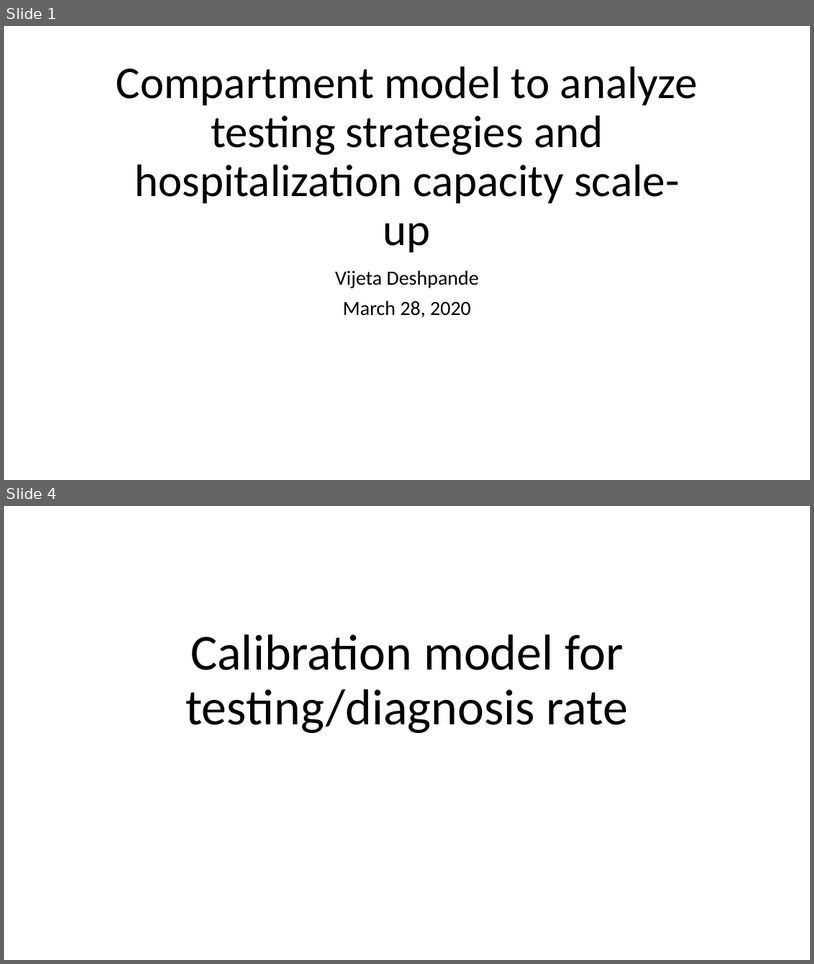
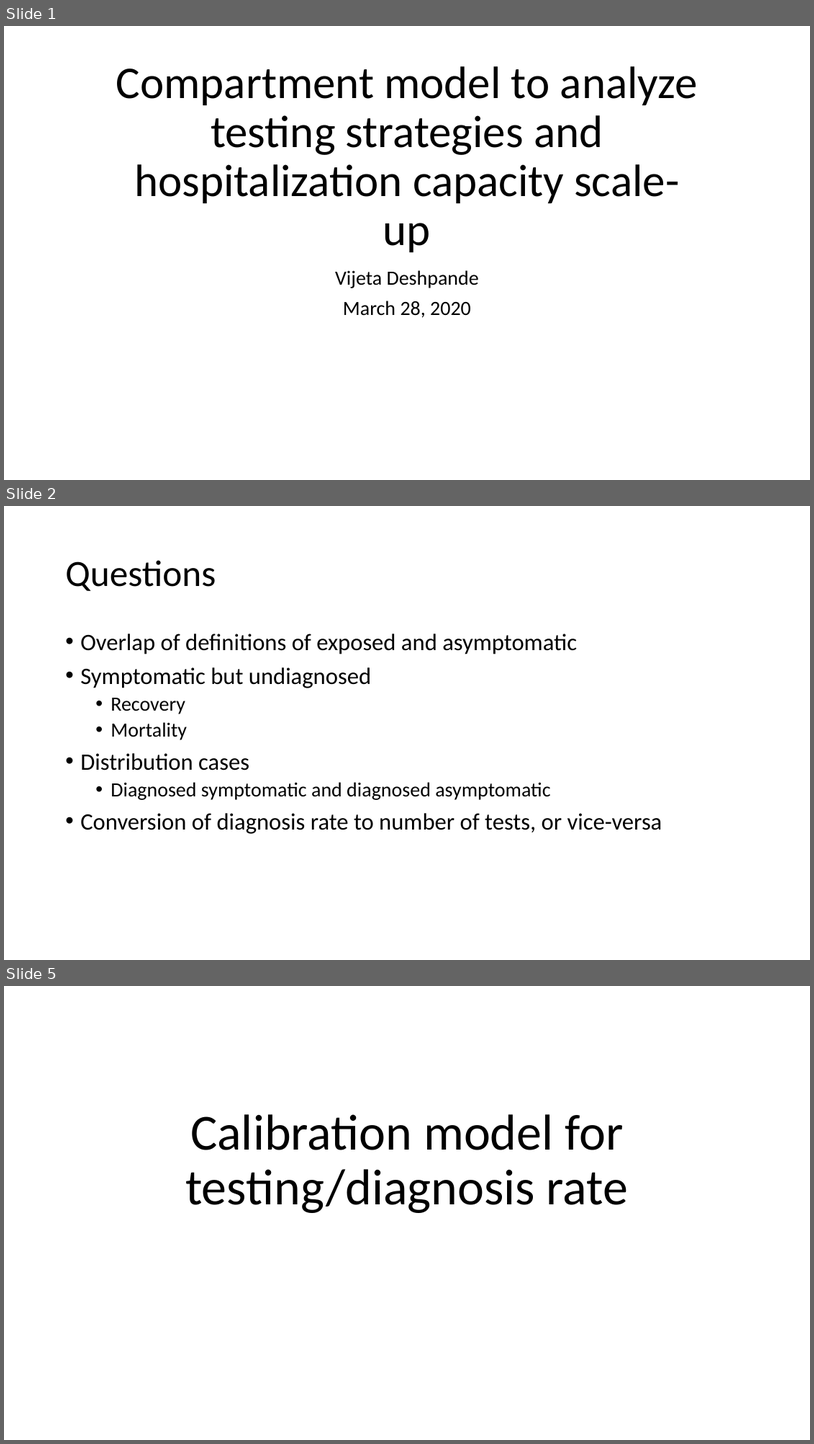
Before and after one commit to vijetadeshpande/compartmental-model-COVID19, a slide deck: Simplified working model.pptx. Shown one above the other, each under a label of ours: slides 1 and 4 before the commit, slides 1, 2 and 5 after it; the slides between them are not shown. The pictures are 814x964 and 814x1444 pixels, drawn with LibreOffice and Linux fonts; fonts in the diff are those of the drawing. Boxes give left, top, right and bottom in pixels: in the first picture for what was removed or moved away, otherwise in the second. Text is boxed around its words. In the diff, an @@ line names an element or a change of style, - is before the commit and + after.

```diff
--- a/Simplified working model.pptx
+++ b/Simplified working model.pptx
@@ slide 2 added at (4, 506, 810, 960), background #FFFFFF @@
@@ title added at (65, 560, 216, 591), 44 pt, text #000000 @@
+Questions
@@ text added at (80, 633, 663, 834), 28 pt, text #000000 @@
+• Overlap of definitions of exposed and asymptomatic
+• Symptomatic but undiagnosed
+  • Recovery
+  • Mortality
+• Distribution cases
+  • Diagnosed symptomatic and diagnosed asymptomatic
+• Conversion of diagnosis rate to number of tests, or vice-versa
@@ what was slide 4 is now slide 5 @@
```
Also in this commit, not shown: 1 slide changed, 3 other slides added, 1 slide removed, 8 other files.
